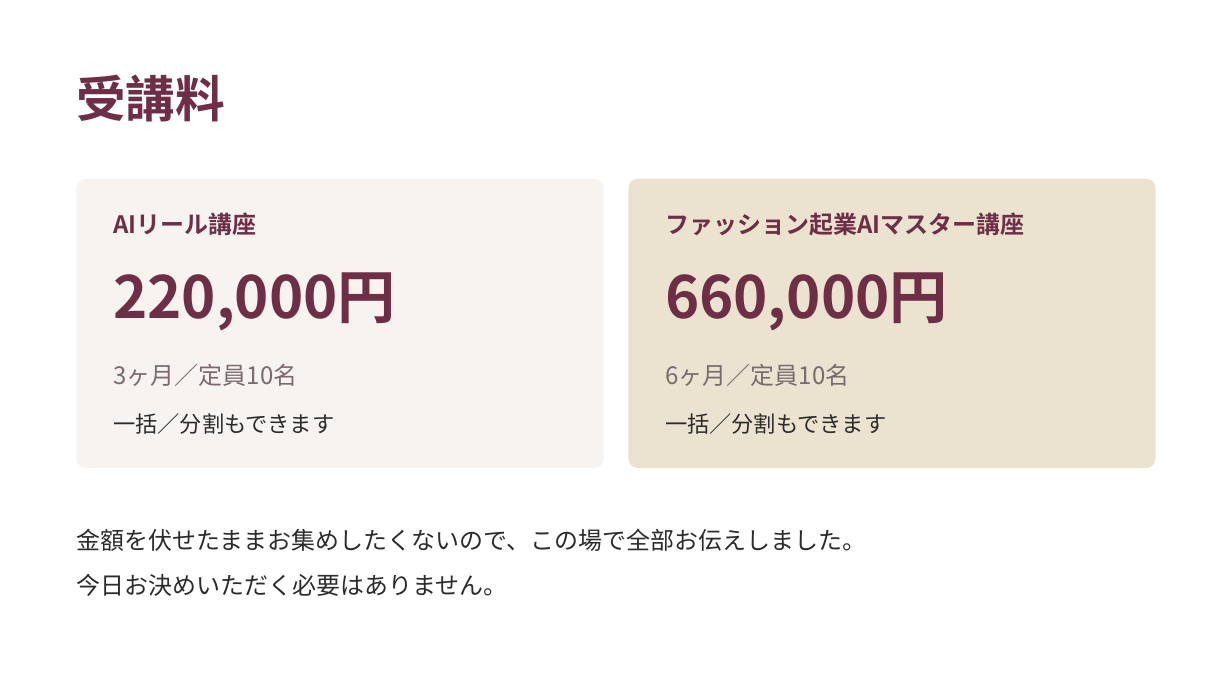
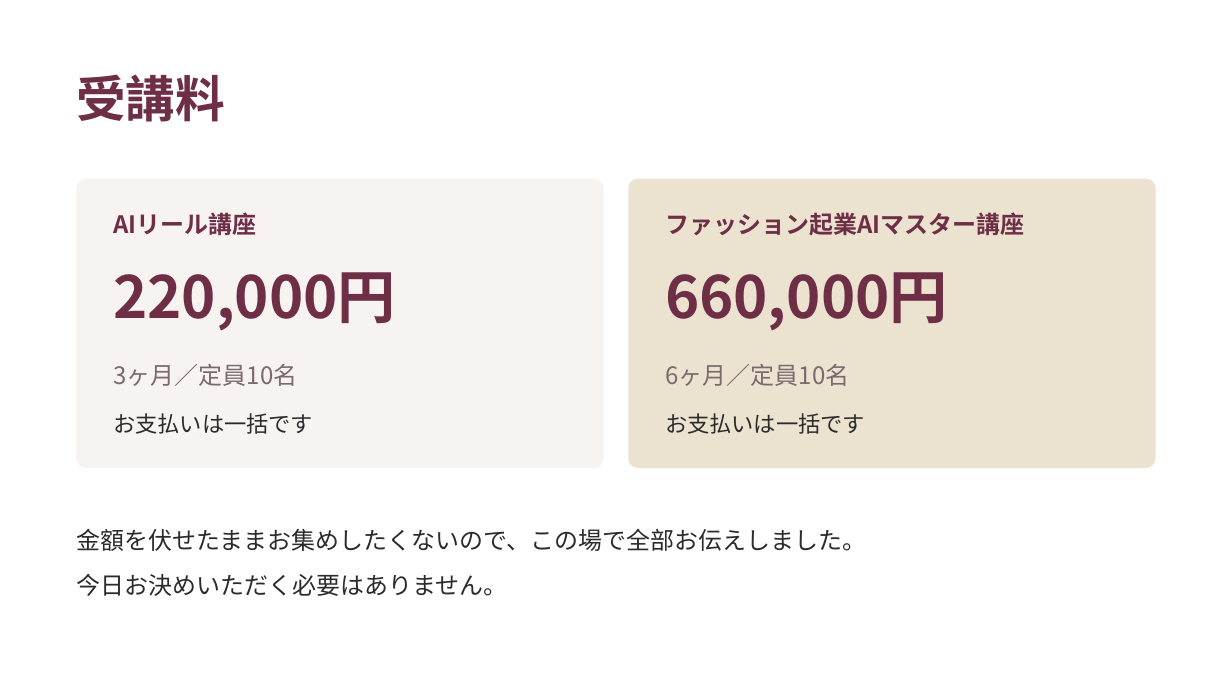
Before and after one commit to fashio17/potential-lamp, a slide deck: slide 23 of 運用/スライド/説明会_20260916.pptx. Drawn at 1232x693 pixels with LibreOffice and Linux fonts; fonts in the diff are those of the drawing. Boxes give left, top, right and bottom in pixels: in the first picture for what was removed or moved away, otherwise in the second. Text is boxed around its words. In the diff, an @@ line names an element or a change of style, - is before the commit and + after.

```diff
--- a/運用/スライド/説明会_20260916.pptx
+++ b/運用/スライド/説明会_20260916.pptx
@@ text at <box>113,413,313,434</box>: text changed @@
-一括／分割もできます
+お支払いは一括です
@@ text at <box>665,413,865,434</box>: text changed @@
-一括／分割もできます
+お支払いは一括です
```
Also in this commit, not shown: 4 other files.
